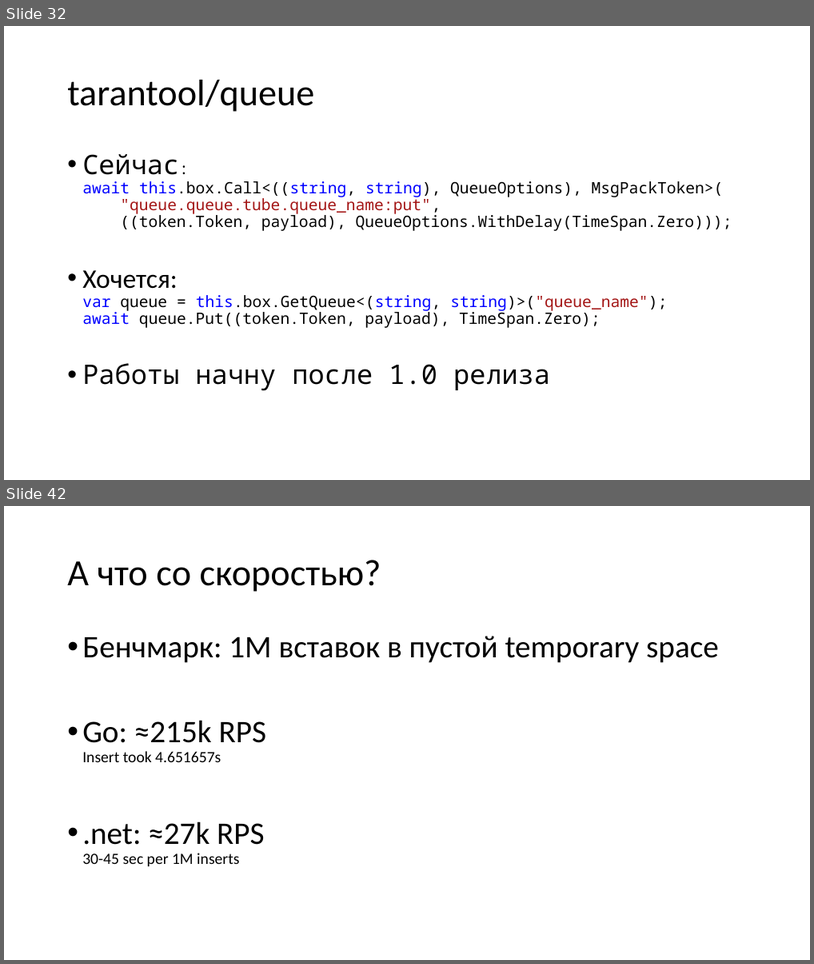
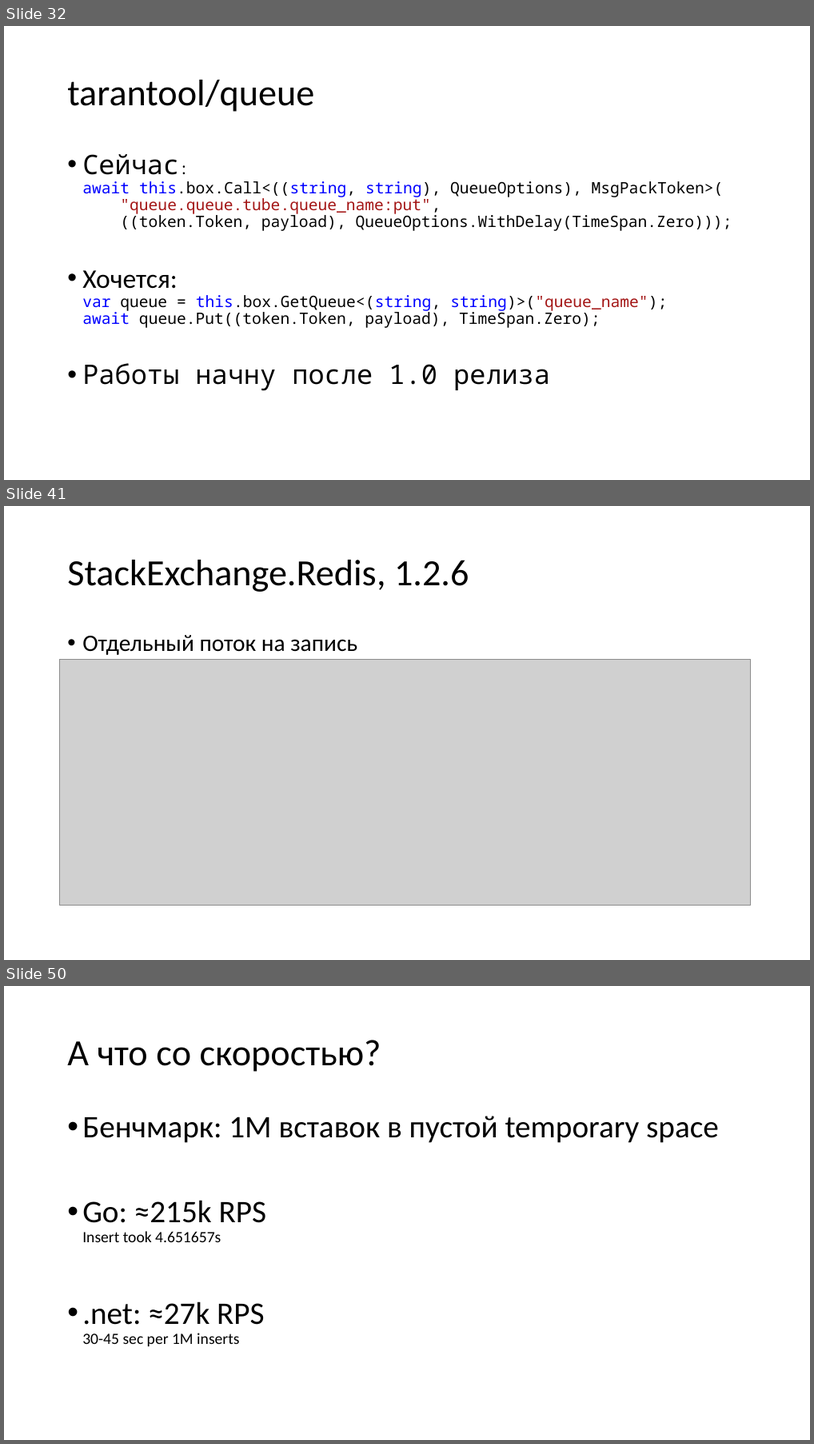
Before and after one commit to aensidhe/presentations, a slide deck: 2018/09/dotnext/Что такое Tarantool и его использование в .net.pptx. Shown one above the other, each under a label of ours: slides 32 and 42 before the commit, slides 32, 41 and 50 after it; the slides between them are not shown. The pictures are 814x964 and 814x1444 pixels, drawn with LibreOffice and Linux fonts; fonts in the diff are those of the drawing; grey boxes stand for pictures. Boxes give left, top, right and bottom in pixels: in the first picture for what was removed or moved away, otherwise in the second. Text is boxed around its words. In the diff, an @@ line names an element or a change of style, - is before the commit and + after.

```diff
--- a/2018/09/dotnext/Что такое Tarantool и его использование в .net.pptx
+++ b/2018/09/dotnext/Что такое Tarantool и его использование в .net.pptx
@@ slide 41 added at box(4, 506, 810, 960), background #FFFFFF @@
@@ title added at box(67, 560, 469, 592), 33 pt, text #000000 @@
+StackExchange.Redis, 1.2.6
@@ text added at box(82, 635, 358, 655), 21 pt, text #000000 @@
+• Отдельный поток на запись
@@ picture added at box(60, 660, 750, 905) @@
@@ what was slide 42 is now slide 50 @@
```
Also in this commit, not shown: 24 other slides added, 9 slides removed.
